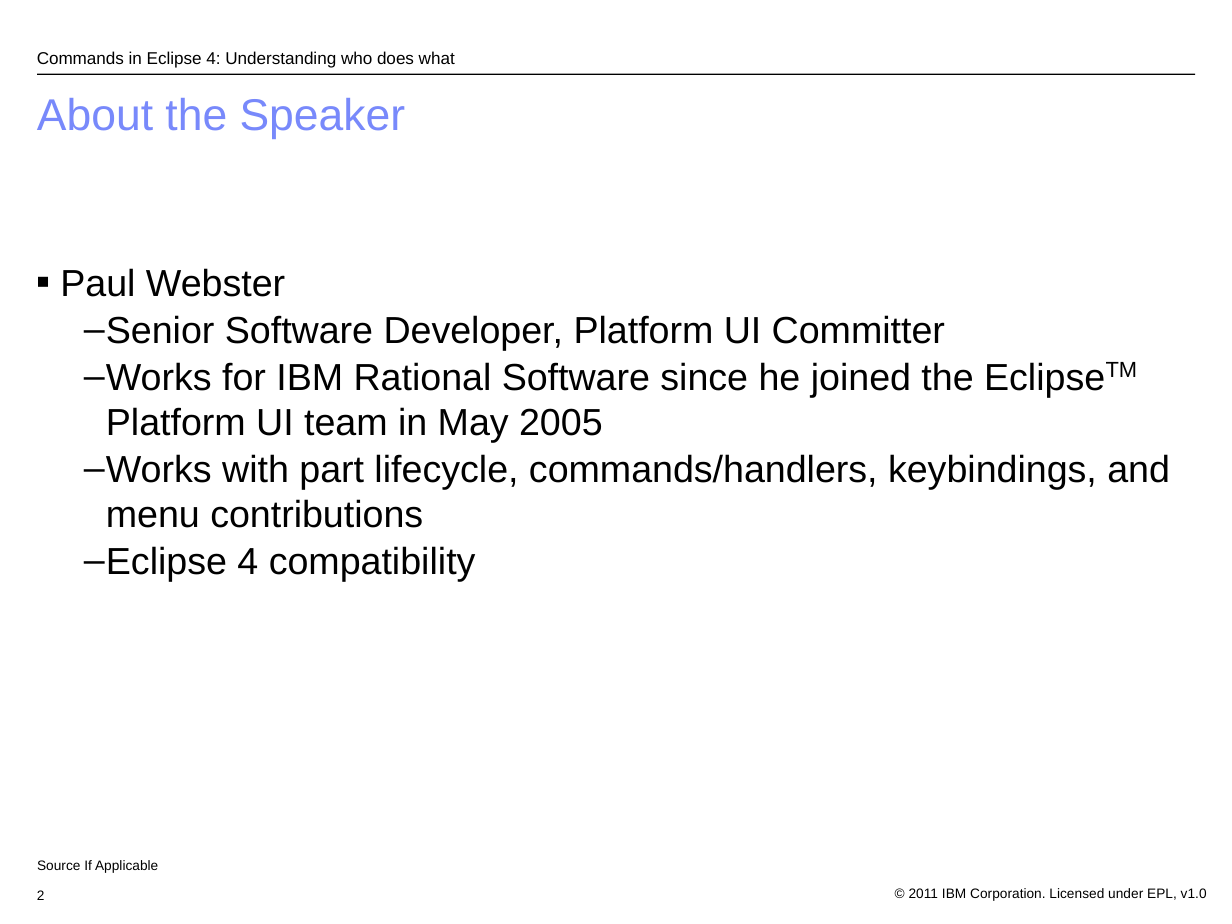
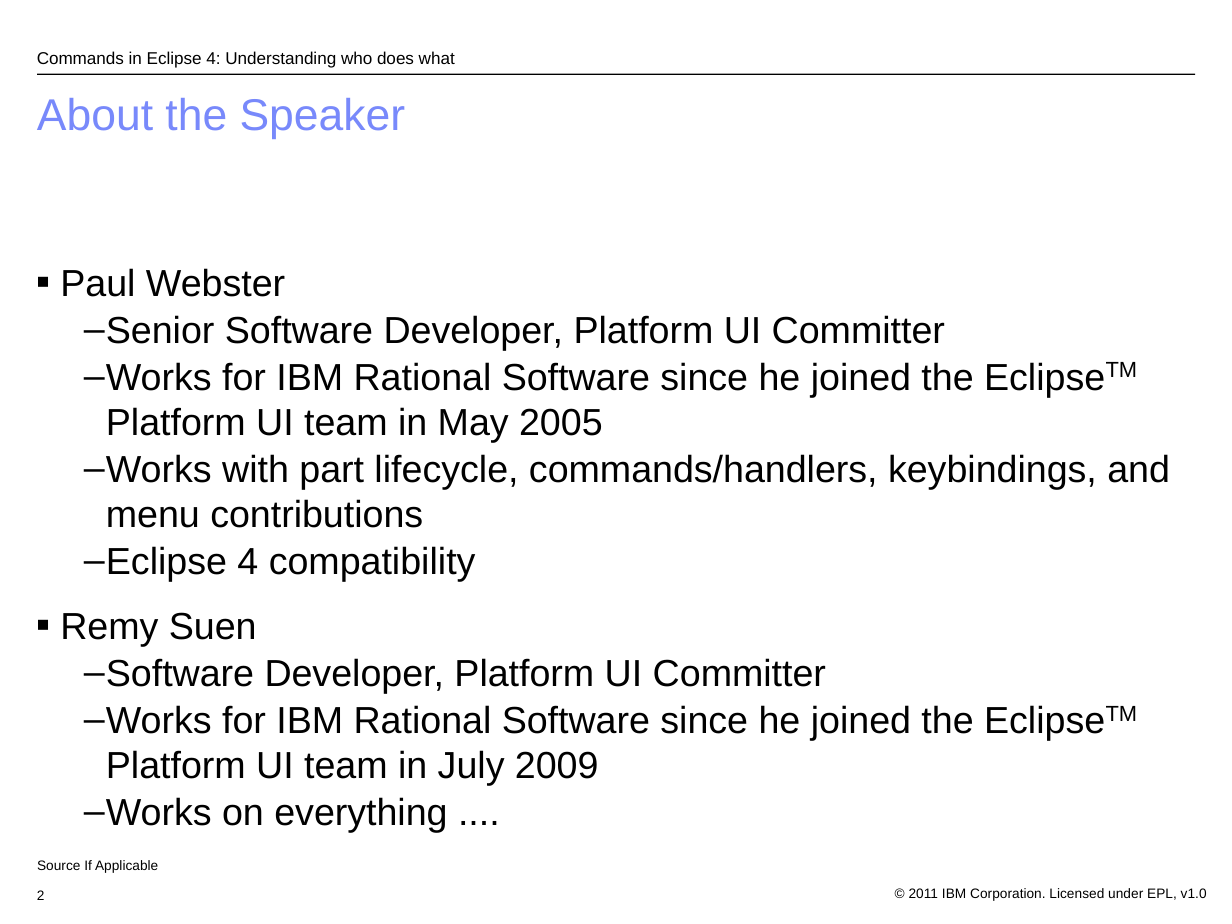
Before and after one commit to eclipse-platform/www.eclipse.org-eclipse-news, a slide deck: slide 2 of platform-ui/econ2011/e4Commands_v01.odp. Drawn at 1232x924 pixels with LibreOffice and Linux fonts; fonts in the diff are those of the drawing; background and template pictures are left out. Boxes give left, top, right and bottom in pixels: in the first picture for what was removed or moved away, otherwise in the second. Text is boxed around its words. In the diff, an @@ line names an element or a change of style, - is before the commit and + after.

Commit message:
Update slide presentation

```diff
--- a/platform-ui/econ2011/e4Commands_v01.odp
+++ b/platform-ui/econ2011/e4Commands_v01.odp
@@ text at bbox=[60, 612, 973, 833]: paragraphs added @@
+■ Remy Suen
+  – Software Developer, Platform UI Committer
+  – Works for IBM Rational Software since he joined the EclipseTM Platform UI team in July 2009
+  – Works on everything ....
```
